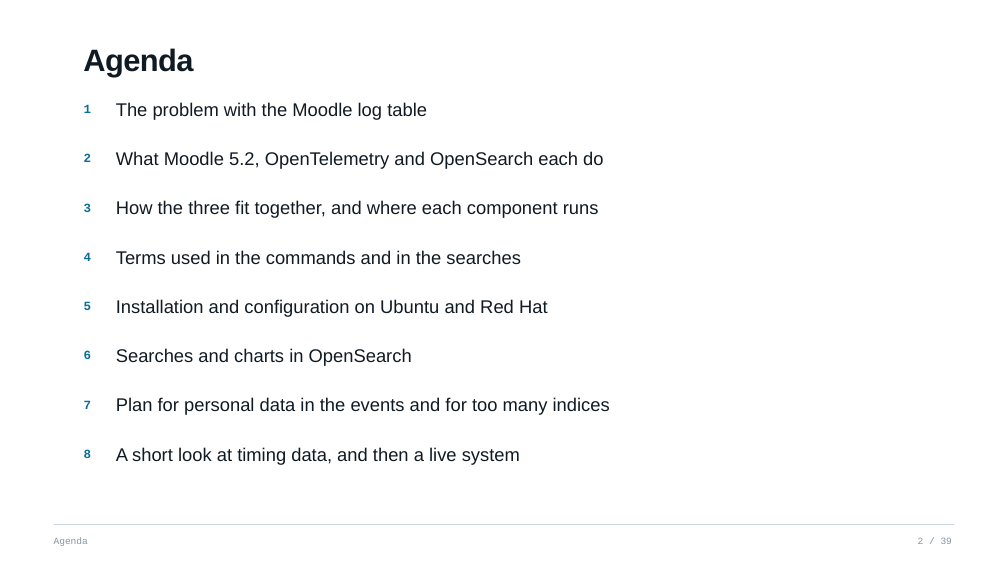
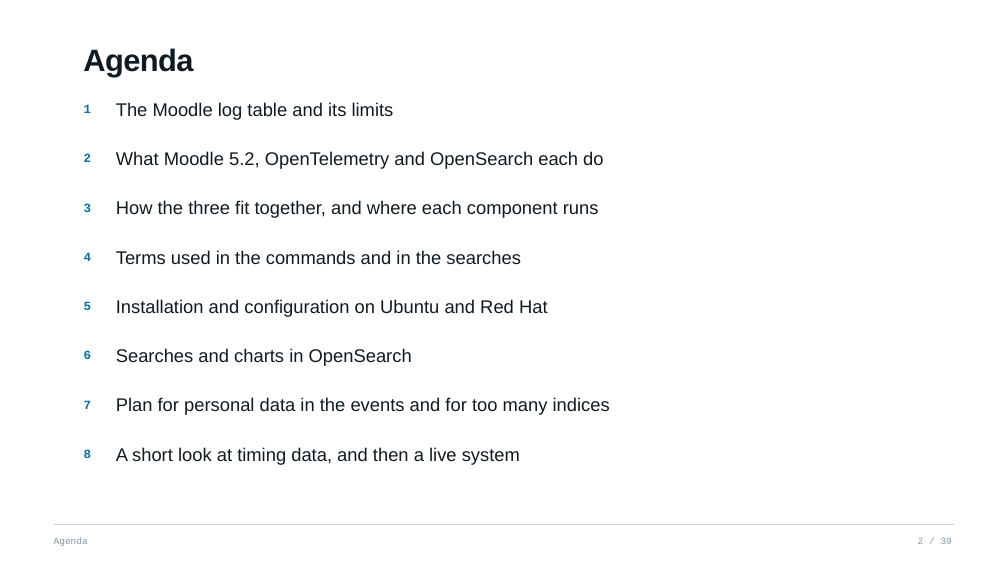
Before and after one commit to netsapiensis/MoodleMootNordic2026, a slide deck: slide 2 of Moodle-Otel-Opensearch/presentation/moodle-otel-deck.pptx. Drawn at 1008x567 pixels with LibreOffice and Linux fonts; fonts in the diff are those of the drawing. Boxes give left, top, right and bottom in pixels: in the first picture for what was removed or moved away, otherwise in the second. Text is boxed around its words. In the diff, an @@ line names an element or a change of style, - is before the commit and + after.

```diff
--- a/Moodle-Otel-Opensearch/presentation/moodle-otel-deck.pptx
+++ b/Moodle-Otel-Opensearch/presentation/moodle-otel-deck.pptx
@@ text at bbox=[116, 102, 394, 120]: text changed @@
-The problem with the Moodle log table
+The Moodle log table and its limits
```
Also in this commit, not shown: 14 other slides changed, 2 other files.
